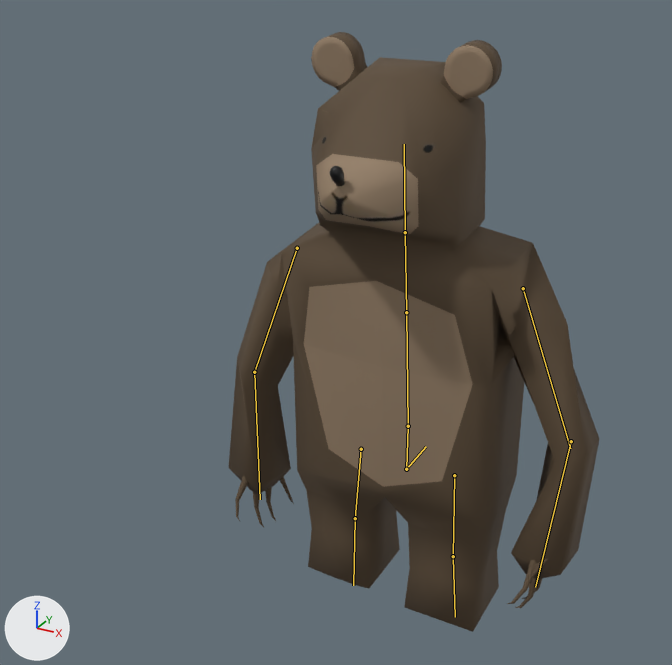
A saved change to the glTF model Assets/BEARanimated.glb.
Camera for both pictures: a 50 mm camera at (6.59, -14.98, 13.26) aimed at (-1.15, -0.89, 6.22). The axes (+X, +Y, +Z) are drawn at lower left. The lights are the same throughout. Both versions are drawn at frame 5 of the action 'ArmatureAction.004'; the numbers are the values there. The bones that bend it are drawn over the model as lines.
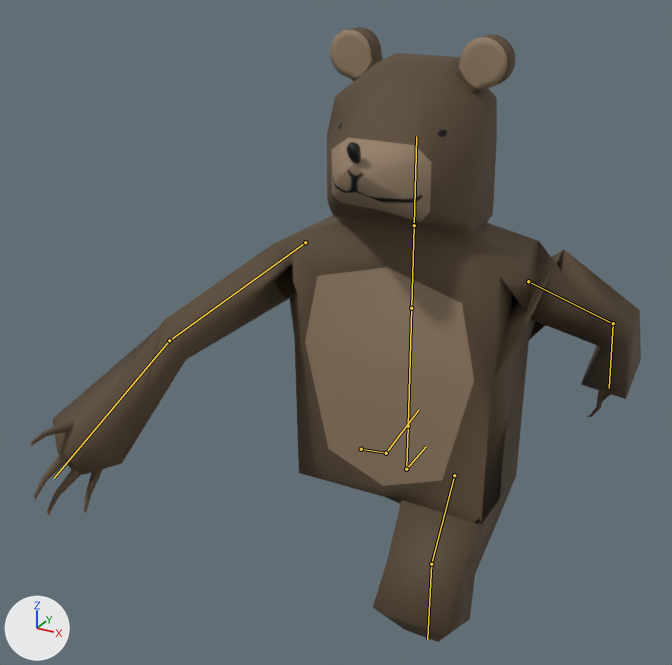
Location of each change, [x1, y1, x2, y2] in pixels of the pictures (672 x 665 px):
'Cylinder.001', posed (65% wider): before [229, 32, 599, 632]; after [30, 27, 641, 642]
bone 'Bone.001', root to tip: before (408, 426) to (406, 312); after (408, 426) to (411, 308)
bone 'humerous.L', root to tip: before (523, 288) to (570, 448); after (528, 281) to (614, 324)
bone 'forearm.L', root to tip: before (571, 441) to (535, 587); after (613, 323) to (609, 388)
bone 'humerous.R', root to tip: before (297, 248) to (254, 372); after (305, 242) to (169, 340)
bone 'femur.L', root to tip: before (454, 475) to (453, 556); after (454, 475) to (431, 564)
bone 'shin.L', root to tip: before (453, 556) to (455, 617); after (431, 564) to (427, 639)
bone 'femur.R', root to tip: before (361, 449) to (355, 518); after (361, 449) to (386, 453)
bone 'shin.R', root to tip: before (355, 518) to (353, 585); after (386, 453) to (418, 410)

Edits to the bpy script that builds the scene:
```text
Change bone_bone_001:
    where bone_bone_001 = bpy.data.objects['Armature'].pose.bones['Bone.001']  # child of 'Bone'
    bone_bone_001.rotation_quaternion: (0.999, 0.051, 0.0, 0.0) -> (1.0, 0.005, 0.0, 0.0)  # degrees (6, 0, 0) -> degrees (1, 0, 0)
Change bone_humerous_l:
    where bone_humerous_l = bpy.data.objects['Armature'].pose.bones['humerous.L']  # child of 'Bone.001'
    bone_humerous_l.rotation_quaternion: (0.721, 0.251, 0.4, -0.507) -> (-0.456, 0.035, -0.678, 0.575)  # degrees (-4, 56, -73) -> degrees (-85, 35, -135)
Change bone_forearm_l:
    where bone_forearm_l = bpy.data.objects['Armature'].pose.bones['forearm.L']  # child of 'humerous.L'
    bone_forearm_l.rotation_quaternion: (0.924, 0.23, 0.304, 0.019) -> (0.921, 0.243, 0.296, 0.073)  # degrees (32, 34, 12) -> degrees (35, 31, 19)
Change bone_humerous_r:
    where bone_humerous_r = bpy.data.objects['Armature'].pose.bones['humerous.R']  # child of 'Bone.001'
    bone_humerous_r.rotation_quaternion: (0.786, 0.211, -0.312, 0.49) -> (0.825, 0.464, 0.14, 0.293)  # degrees (2, -44, 63) -> degrees (58, -2, 38)
Change bone_femur_l:
    where bone_femur_l = bpy.data.objects['Armature'].pose.bones['femur.L']  # child of 'Bone'
    bone_femur_l.rotation_quaternion: (0.999, 0.052, -0.004, 0.0) -> (0.911, 0.411, -0.034, 0.0)  # degrees (6, 0, 0) -> degrees (49, -4, -2)
Change bone_shin_l:
    where bone_shin_l = bpy.data.objects['Armature'].pose.bones['shin.L']  # child of 'femur.L'
    bone_shin_l.rotation_quaternion: (0.991, -0.136, 0.001, 0.0) -> (0.915, -0.403, 0.003, 0.0)  # degrees (-16, 0, 0) -> degrees (-48, 0, 0)
Change bone_femur_r:
    where bone_femur_r = bpy.data.objects['Armature'].pose.bones['femur.R']  # child of 'Bone'
    bone_femur_r.rotation_quaternion: (1.0, -0.009, -0.001, 0.0) -> (0.873, -0.486, -0.04, 0.0)  # degrees (-1, 0, 0) -> degrees (-58, -4, 2)
Change bone_shin_r:
    where bone_shin_r = bpy.data.objects['Armature'].pose.bones['shin.R']  # child of 'femur.R'
    bone_shin_r.rotation_quaternion: (1.0, 0.008, 0.0, 0.0) -> (0.941, -0.339, -0.003, 0.0)  # degrees (1, 0, 0) -> degrees (-40, 0, 0)
```
